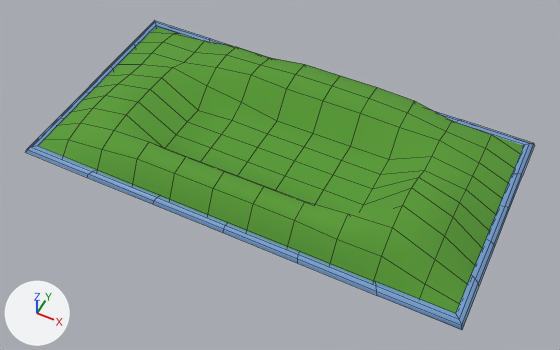
A saved change to the FBX model Assets/Art/Models/it2/fish_farm.fbx.
Both versions are drawn from a camera (50 mm lens) standing at (12.1, -24.2, 28.3) and looking at (0.7, -1.4, -0.2). Arrows for +X, +Y and +Z are at lower left; the lights stay in place. Mesh edges are drawn as thin lines. Where no turn or scale is listed for an object, it has been applied to the vertices.

The scene before the commit, as lines of its bpy script (objects in view):
```python
me_plane_005 = bpy.data.meshes.new('Plane.005')
me_plane_005.from_pydata(...)  # 296 vertices, 261 faces; spans x -11.3..11.3, y -5.9..5.9, z 0.0..2.4
# faces by material slot: [151, 110]
me_plane_005.materials.append(mat_material_030)  # green #589b34
me_plane_005.materials.append(mat_material_012)  # blue #719bcd
ob_plane_004 = bpy.data.objects.new('Plane.004', me_plane_005)
ob_plane_004.location = (0.0, 0.0, 0.0)
```
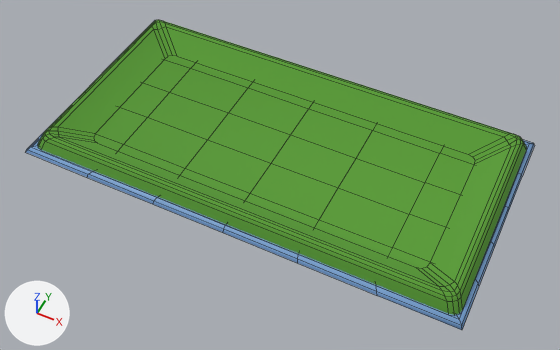
The change, as a list of edits to the scene's bpy script:
```text
Change me_plane_005:
    used by ob_plane_004; location = (0.0, 0.0, 0.0)
    remove me_plane_005.from_pydata(...)  # 296 vertices, 261 faces; spans x -11.3..11.3, y -5.9..5.9, z 0.0..2.4
    add me_plane_005.from_pydata(...)  # 248 vertices, 221 faces; spans x -11.3..11.3, y -5.9..5.9, z 0.0..1.0
    me_plane_005 part 1: the loose piece of 144 vertices spanning x -11.0..10.9, y -5.6..5.5, z 0.0..2.4 is rebuilt with 96 vertices and now spans x -11.0..11.1, y -5.6..5.7, z 0.0..1.0
```

Boxes [x1, y1, x2, y2] around the edits, measured in the pictures (560 x 350 px):
part 1 of me_plane_005, rebuilt
    before: [39, 27, 523, 314]
    after: [38, 20, 527, 315]
